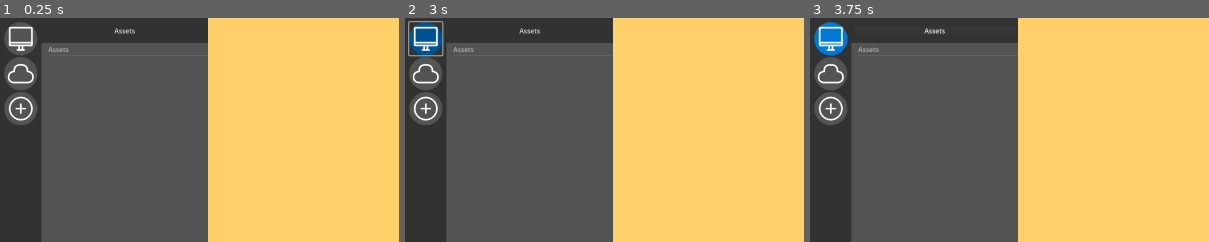
Above: before the commit, frames 1-3 (left to right).
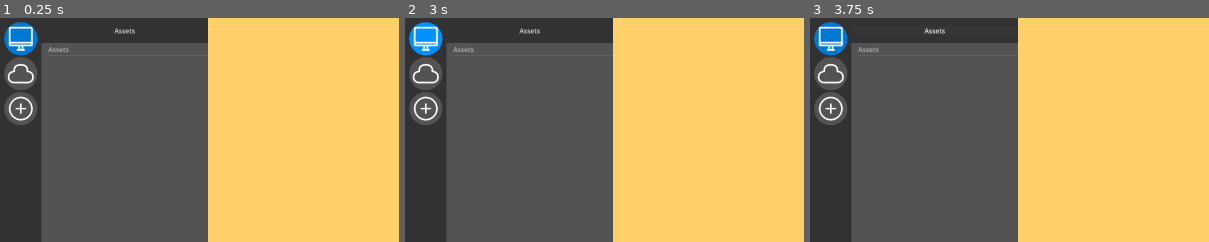
Above: after the commit, the same moments.

Repository: hunsri/3DAM
Game: Godot game, scene res://scenes/MainScene.tscn
Same seed, same stepped clock (60 frames per second), same inputs: the game is played once before the commit and once after it.
Inputs (mouse positions are % of the whole screen's width and height, from its top left):
- Up to frame 1 (0.25 s): no input
- Up to frame 2 (3 s): click (3, 5) at 0.52 s; click "Assets" at 1.25 s; click "Assets" at 2 s; click (3, 5) at 2.77 s
- Up to frame 3 (3.75 s): click "Assets" at 3.5 s
The pictures show only the part of the screen within x 0-50%, y 0-50%; the shares and areas given below are measured in that part.

The runs differ from the first frame. In frame 1, 0.9% of the frame differs, in the area x 1-10%, y 1-17%; in frame 2, 1.1%, in the area x 0-10%, y 1-18%; in frame 3, nothing differs.

Commit message:
fixes multi scene instancing on startup

Diff:
--- a/scenes/MainScene.tscn
+++ b/scenes/MainScene.tscn
@@ -1,6 +1,7 @@
-[gd_scene load_steps=2 format=3 uid="uid://dqgaslfy2x3y3"]
+[gd_scene load_steps=3 format=3 uid="uid://dqgaslfy2x3y3"]
 
 [ext_resource type="PackedScene" uid="uid://kfomt2xswri8" path="res://scenes/subscenes/LocationSelector.tscn" id="1_echbf"]
+[ext_resource type="Script" uid="uid://16fge0gnc4lp" path="res://scripts/Startup.gd" id="1_ibiss"]
 
 [node name="MainScene" type="Control"]
 layout_mode = 3
@@ -9,6 +10,11 @@
 anchor_bottom = 1.0
 grow_horizontal = 2
 grow_vertical = 2
+
+[node name="Startup" type="Node" parent="." node_paths=PackedStringArray("SCENE_NODE")]
+script = ExtResource("1_ibiss")
+SCENE_NODE = NodePath("../ContextScene")
+metadata/_custom_type_script = "uid://16fge0gnc4lp"
 
 [node name="ContextScene" type="Control" parent="."]
 unique_name_in_owner = true
--- a/scenes/subscenes/LocationButton.tscn
+++ b/scenes/subscenes/LocationButton.tscn
@@ -24,6 +24,7 @@
 [node name="LocationButton" type="Button" parent="."]
 custom_minimum_size = Vector2(80, 80)
 layout_mode = 2
+focus_mode = 0
 theme = ExtResource("1_jf60t")
 theme_type_variation = &"LocationButton"
 toggle_mode = true
--- a/scenes/subscenes/LocationSelector.tscn
+++ b/scenes/subscenes/LocationSelector.tscn
@@ -36,6 +36,9 @@
 layout_mode = 2
 size_flags_horizontal = 0
 
+[node name="LocationButton" parent="LeftSidePanel/VBoxContainer/MyPC" index="0"]
+button_pressed = true
+
 [node name="Server1" parent="LeftSidePanel/VBoxContainer" instance=ExtResource("2_sw0j3")]
 layout_mode = 2
 scene_type = 1
@@ -43,3 +46,5 @@
 [node name="AddServer" parent="LeftSidePanel/VBoxContainer" instance=ExtResource("2_sw0j3")]
 layout_mode = 2
 scene_type = 2
+
+[editable path="LeftSidePanel/VBoxContainer/MyPC"]
--- a/scripts/LocationHandler.gd
+++ b/scripts/LocationHandler.gd
@@ -23,7 +23,7 @@
 
 func _ready():
 	location_button.button_group = ResourceManager.LOCATION_BUTTON_GROUP
-	SCENE_NODE.add_child(LOCAL_VIEW_UI.instantiate())
+	#SCENE_NODE.add_child(LOCAL_VIEW_UI.instantiate())
 
 	match scene_type:
 		SceneType.Local:
--- /dev/null
+++ b/scripts/Startup.gd
@@ -0,0 +1,6 @@
+class_name Startup extends Node
+
+@export var SCENE_NODE: Node
+
+func _ready() -> void:
+	SCENE_NODE.add_child(Location_Handler.LOCAL_VIEW_UI.instantiate())
--- a/themes/GUI_Base_Theme.tres
+++ b/themes/GUI_Base_Theme.tres
@@ -13,14 +13,14 @@
 bg_color = Color(0.3254902, 0.3254902, 0.3254902, 1)
 
 [sub_resource type="StyleBoxFlat" id="StyleBoxFlat_jnq2o"]
-bg_color = Color(0, 0.56603765, 1, 1)
+bg_color = Color(0, 0.32156864, 0.5686275, 1)
 corner_radius_top_left = 40
 corner_radius_top_right = 40
 corner_radius_bottom_right = 40
 corner_radius_bottom_left = 40
 
 [sub_resource type="StyleBoxFlat" id="StyleBoxFlat_tt36u"]
-bg_color = Color(0, 0.32281834, 0.5703125, 1)
+bg_color = Color(0, 0.5647059, 1, 1)
 corner_radius_top_left = 40
 corner_radius_top_right = 40
 corner_radius_bottom_right = 40
Not shown, added: scripts/Startup.gd.uid
